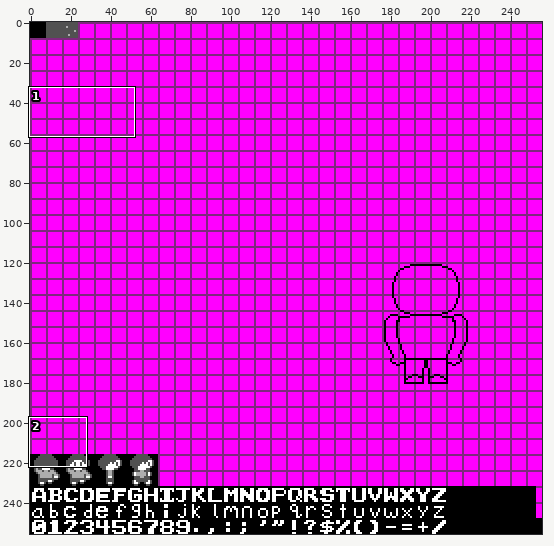
Two states of a sprite sheet, target/classes/sprite_sheet.png. Above, an overview of the earlier version with the close-up marked.
Close-up. Before the commit:
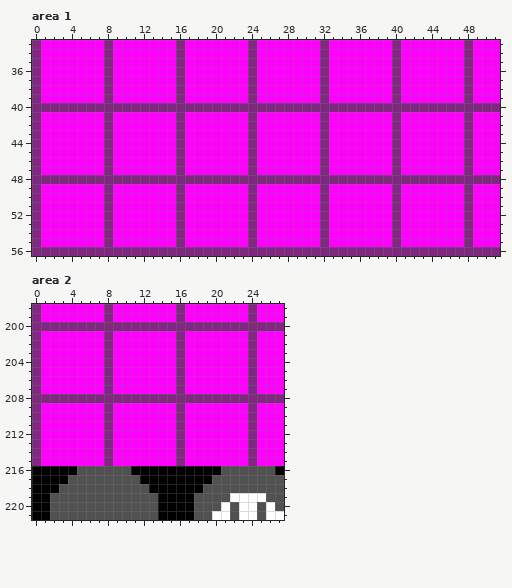
The file is 256x256 pixels. Colours within 5 levels of each other are drawn and written as one. Shown: area 1: x 0..51, y 33..56; area 2: x 0..27, y 198..221.
Once edited:
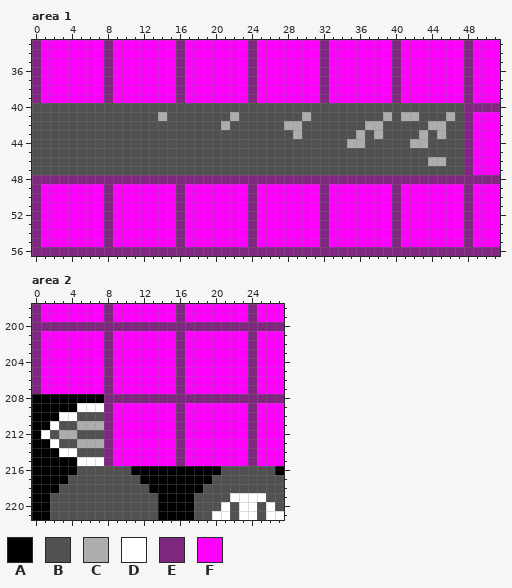
Palette (. is transparent): A #000000  B #515151  C #adadad  D #ffffff  E #7f287f  F #ff00ff
What changed:
Area 1:
y 40: x 0..47 EEEEEEEEEEEEEEEEEEEEEEEEEEEEEEEEEEEEEEEEEEEEEEEE -> BBBBBBBBBBBBBBBBBBBBBBBBBBBBBBBBBBBBBBBBBBBBBBBB
y 41: x 0..47 EFFFFFFFEFFFFFFFEFFFFFFFEFFFFFFFEFFFFFFFEFFFFFFF -> BBBBBBBBBBBBBBCBBBBBBBCBBBBBBBCBBBBBBBBCBCCBBBCB
y 42: x 0..47 EFFFFFFFEFFFFFFFEFFFFFFFEFFFFFFFEFFFFFFFEFFFFFFF -> BBBBBBBBBBBBBBBBBBBBBCBBBBBBCCBBBBBBBCCBBBBBCCBB
y 43: x 0..47 EFFFFFFFEFFFFFFFEFFFFFFFEFFFFFFFEFFFFFFFEFFFFFFF -> BBBBBBBBBBBBBBBBBBBBBBBBBBBBBCBBBBBBCBCBBBBCBCBB
y 44: x 0..47 EFFFFFFFEFFFFFFFEFFFFFFFEFFFFFFFEFFFFFFFEFFFFFFF -> BBBBBBBBBBBBBBBBBBBBBBBBBBBBBBBBBBBCCBBBBBCCBBBB
y 45: x 0..47 EFFFFFFFEFFFFFFFEFFFFFFFEFFFFFFFEFFFFFFFEFFFFFFF -> BBBBBBBBBBBBBBBBBBBBBBBBBBBBBBBBBBBBBBBBBBBBBBBB
y 46: x 0..47 EFFFFFFFEFFFFFFFEFFFFFFFEFFFFFFFEFFFFFFFEFFFFFFF -> BBBBBBBBBBBBBBBBBBBBBBBBBBBBBBBBBBBBBBBBBBBBCCBB
y 47: x 0..47 EFFFFFFFEFFFFFFFEFFFFFFFEFFFFFFFEFFFFFFFEFFFFFFF -> BBBBBBBBBBBBBBBBBBBBBBBBBBBBBBBBBBBBBBBBBBBBBBBB
Area 2:
y 208: x 0..7 EEEEEEEE -> AAAAAAAA
y 209: x 0..7 EFFFFFFF -> AAAAADDD
y 210: x 0..7 EFFFFFFF -> AAADDBBB
y 211: x 0..7 EFFFFFFF -> AADBBCCC
y 212: x 0..7 EFFFFFFF -> ADBCCBBB
y 213: x 0..7 EFFFFFFF -> AADBBCCC
y 214: x 0..7 EFFFFFFF -> AAADDBBB
y 215: x 0..7 EFFFFFFF -> AAAAADDD
